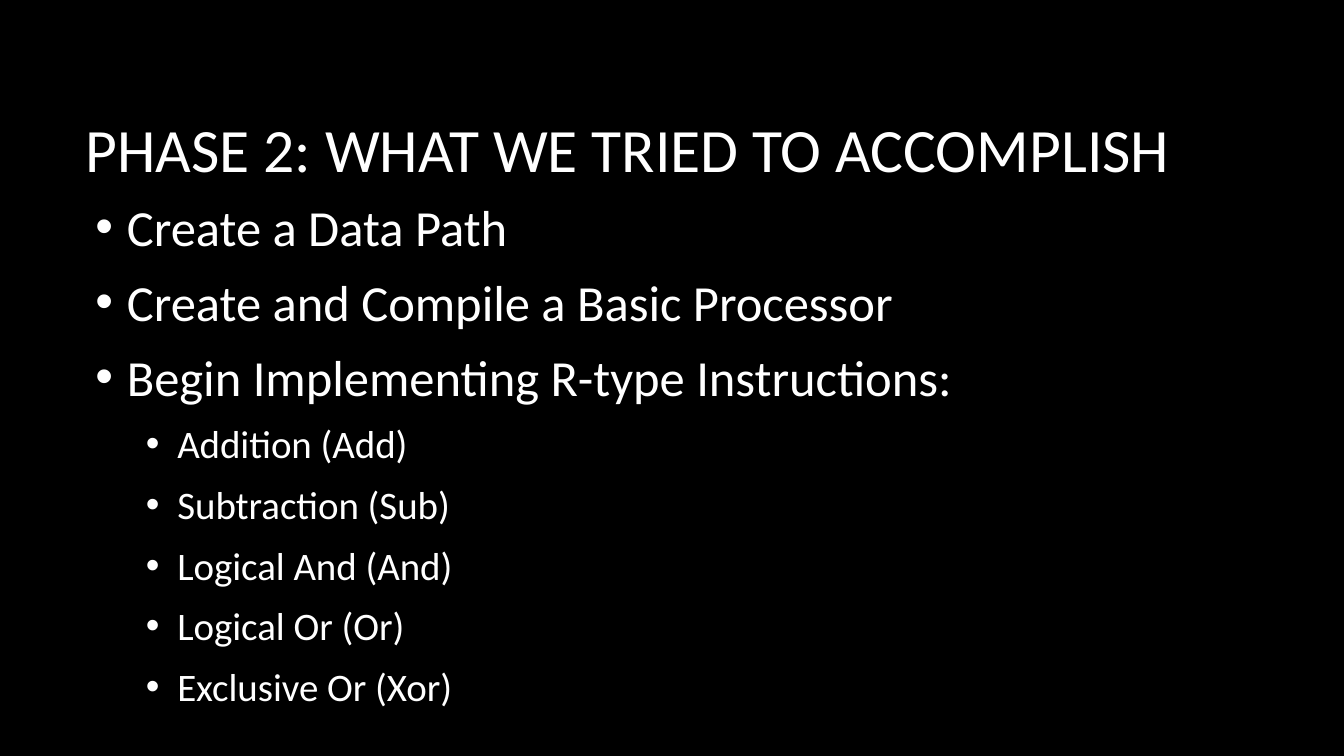
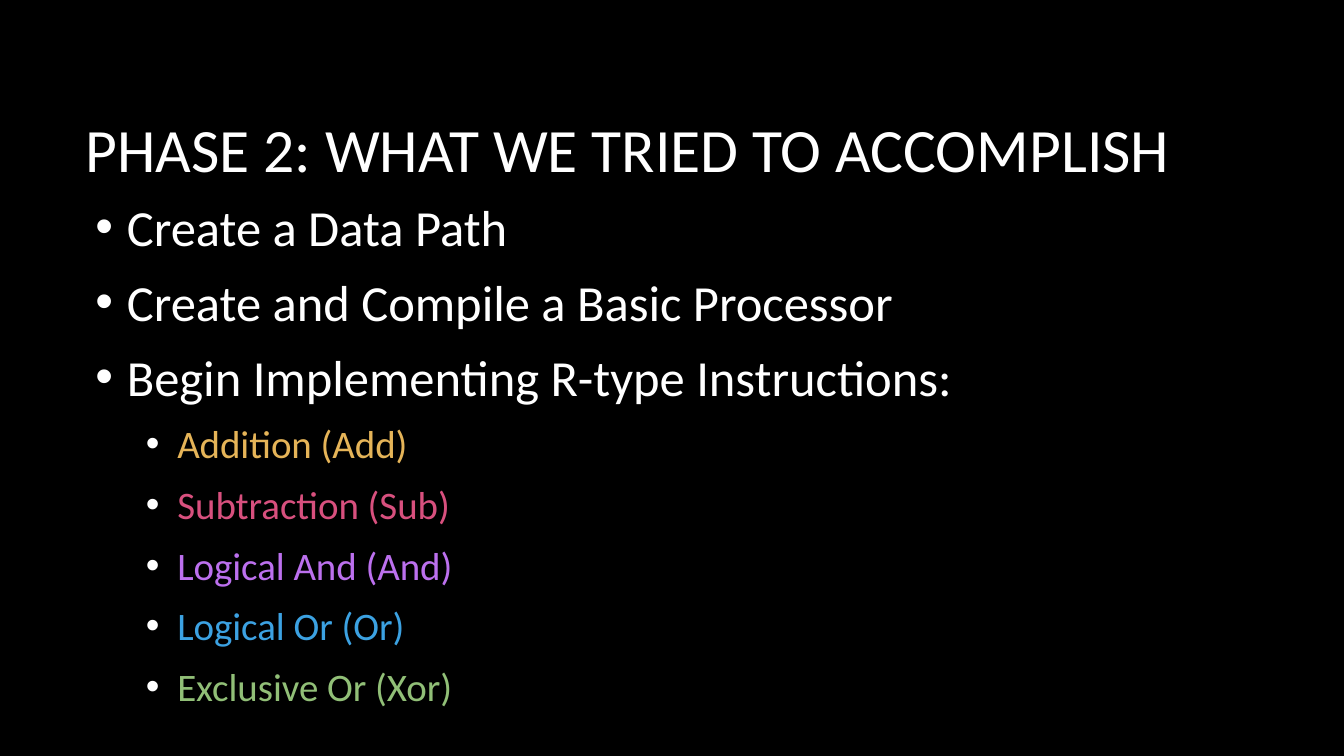
Before and after one commit to sheawinkler/230Project, a slide deck: slide 7 of Part6/The Adventurous Project of building a processor.pptx. Drawn at 1344x756 pixels with LibreOffice and Linux fonts; fonts in the diff are those of the drawing; background and template pictures are left out. Boxes give left, top, right and bottom in pixels: in the first picture for what was removed or moved away, otherwise in the second. Text is boxed around its words. In the diff, an @@ line names an element or a change of style, - is before the commit and + after.

```diff
--- a/Part6/The Adventurous Project of building a processor.pptx
+++ b/Part6/The Adventurous Project of building a processor.pptx
@@ text at (x1=177, y1=429, x2=453, y2=706): text colour #FFFFFF to #E5B458 in "Addition (Add)"; text colour #FFFFFF to #D8507E in "Subtraction (Sub)"; text colour #FFFFFF to #BC70EE in "Logical And (And)"; text colour #FFFFFF to #3CA2E2 in "Logical Or (Or)"; text colour #FFFFFF to #91BF77 in "Exclusive Or (Xor)" @@
```
Also in this commit, not shown: 18 other slides changed, 6 slides added, 2 slides removed.
